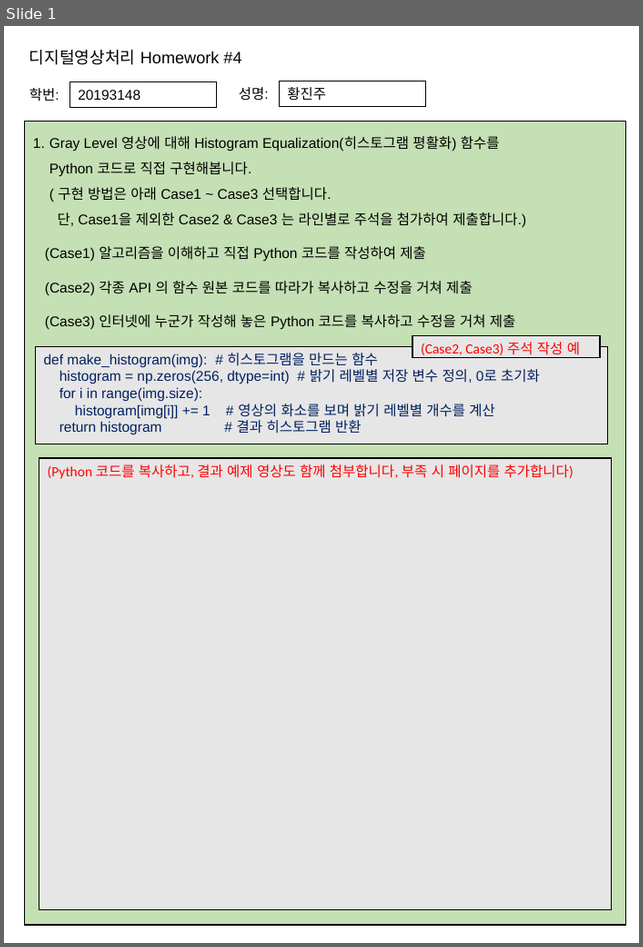
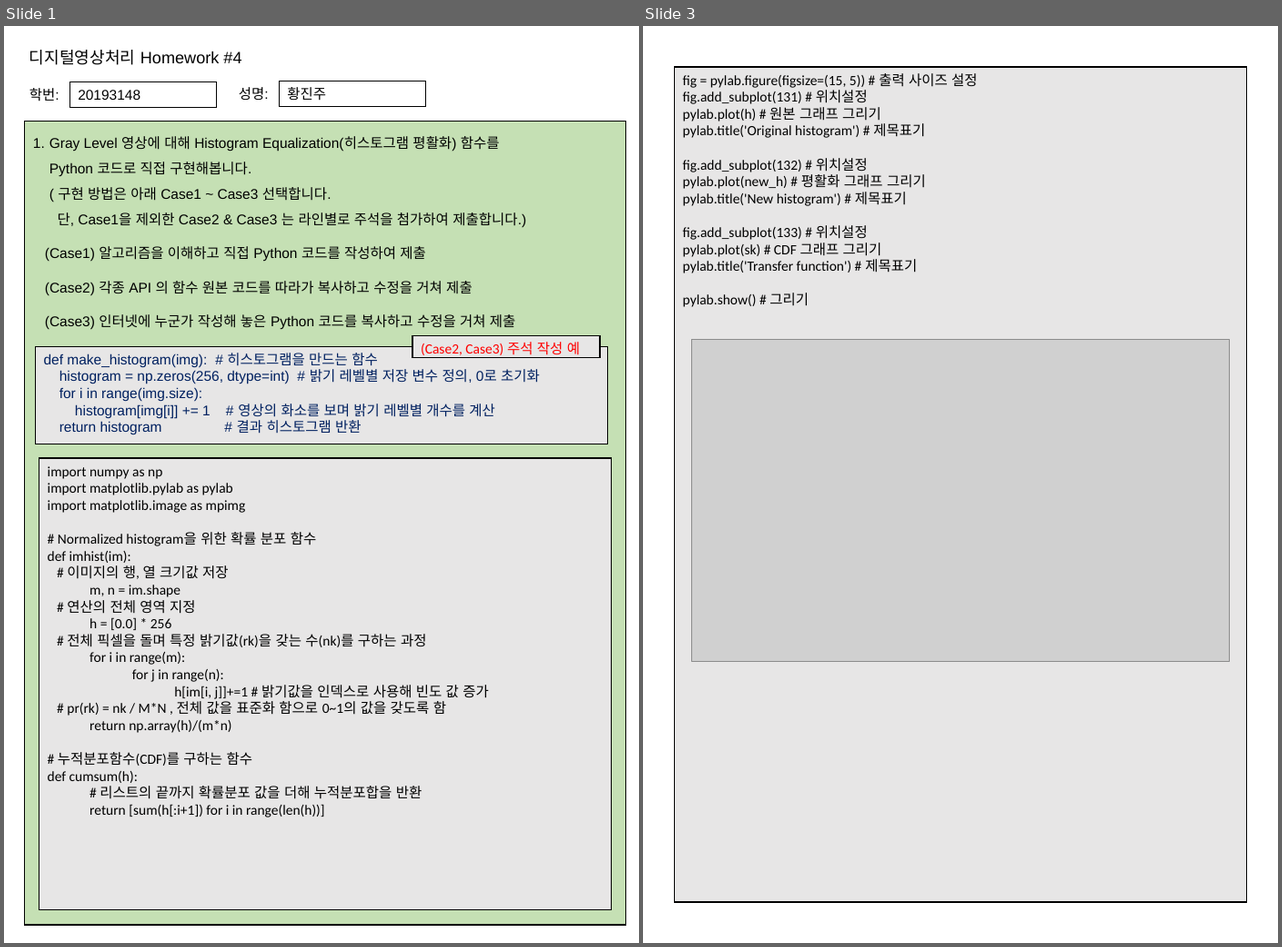
Before and after one commit to oMFDOo/School_3.1, a slide deck: 디지털 영상처리/디지털영상처리(Homework#04).pptx. Shown side by side, each under a label of ours: slide 1 before the commit, slides 1 and 3 after it; the slides between them are not shown. The pictures are 643x947 and 1282x947 pixels, drawn with LibreOffice and Linux fonts; fonts in the diff are those of the drawing; grey boxes stand for pictures. Boxes give left, top, right and bottom in pixels: in the first picture for what was removed or moved away, otherwise in the second. Text is boxed around its words. In the diff, an @@ line names an element or a change of style, - is before the commit and + after.

```diff
--- a/디지털 영상처리/디지털영상처리(Homework#04).pptx
+++ b/디지털 영상처리/디지털영상처리(Homework#04).pptx
@@ slide 3 added at (643,26,1278,943), background #FFFFFF @@
@@ rectangle added at (674,67,1247,902), fill #E7E6E6, outline #000000 1 pt, 12 pt, text #000000 @@
+fig = pylab.figure(figsize=(15, 5)) # 출력 사이즈 설정
+fig.add_subplot(131) # 위치설정
+pylab.plot(h) # 원본 그래프 그리기
+pylab.title('Original histogram') # 제목표기
+fig.add_subplot(132) # 위치설정
+pylab.plot(new_h) # 평활화 그래프 그리기
+pylab.title('New histogram') # 제목표기
+fig.add_subplot(133) # 위치설정
+pylab.plot(sk) # CDF 그래프 그리기
+pylab.title('Transfer function') # 제목표기
+pylab.show() # 그리기
@@ picture added at (692,339,1229,662) @@
@@ slide 1 changed as well @@
@@ text in rectangle at (48,466,489,818): text changed; text colour #FF0000 to #000000 @@
-(Python 코드를 복사하고, 결과 예제 영상도 함께 첨부합니다, 부족 시 페이지를 추가합니다)
+import numpy as np
+import matplotlib.pylab as pylab
+import matplotlib.image as mpimg
+# Normalized histogram을 위한 확률 분포 함수
+def imhist(im):
+# 이미지의 행, 열 크기값 저장
+m, n = im.shape
+# 연산의 전체 영역 지정
+h = [0.0] * 256
+# 전체 픽셀을 돌며 특정 밝기값(rk)을 갖는 수(nk)를 구하는 과정
+for i in range(m):
+for j in range(n):
+h[im[i, j]]+=1 # 밝기값을 인덱스로 사용해 빈도 값 증가
+# pr(rk) = nk / M*N , 전체 값을 표준화 함으로 0~1의 값을 갖도록 함
+return np.array(h)/(m*n)
+# 누적분포함수(CDF)를 구하는 함수
+def cumsum(h):
+# 리스트의 끝까지 확률분포 값을 더해 누적분포합을 반환
+return [sum(h[:i+1]) for i in range(len(h))]
```
Also in this commit, not shown: 1 other slide added, 1 slide removed.
